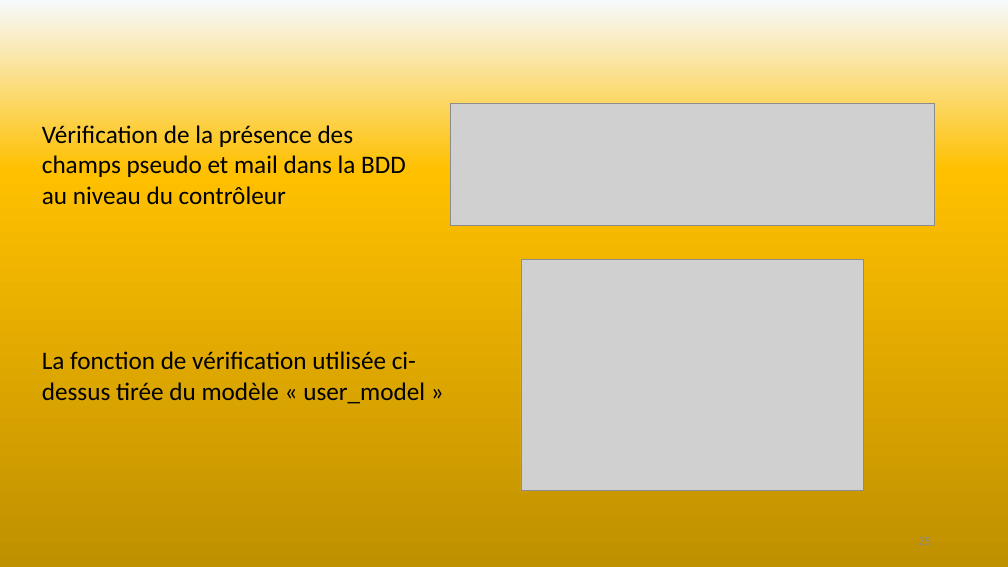
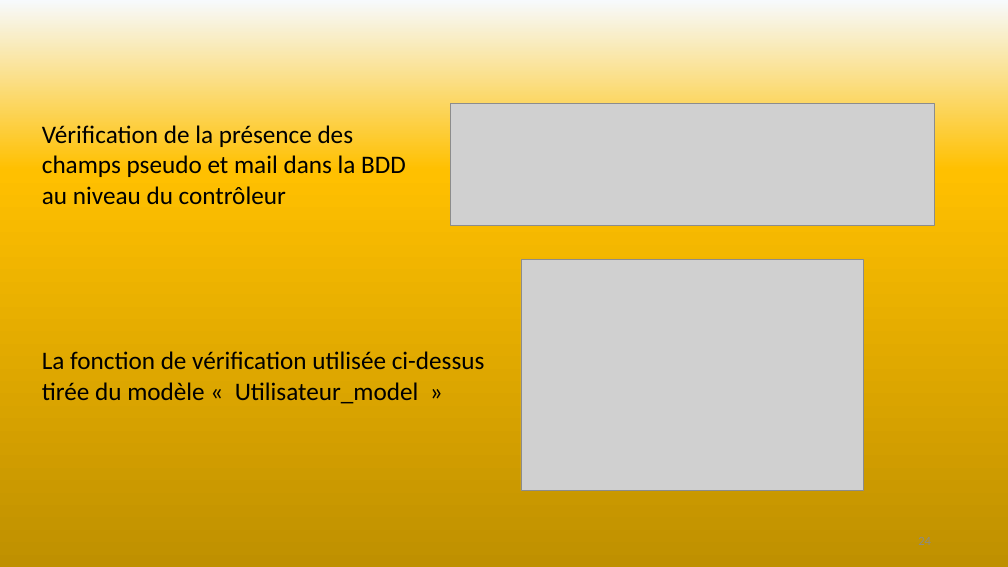
Before and after one commit to SebLeyr/Rotten_potatoes, a slide deck: slide 24 of Conception/Rotten potatoes.pptx (slide 25 before the commit). Drawn at 1008x567 pixels with LibreOffice and Linux fonts; fonts in the diff are those of the drawing; grey boxes stand for pictures. Boxes give left, top, right and bottom in pixels: in the first picture for what was removed or moved away, otherwise in the second. Text is boxed around its words. In the diff, an @@ line names an element or a change of style, - is before the commit and + after.

```diff
--- a/Conception/Rotten potatoes.pptx
+++ b/Conception/Rotten potatoes.pptx
@@ text at (42,351,485,404): text changed @@
-La fonction de vérification utilisée ci-dessus tirée du modèle « user_model »
+La fonction de vérification utilisée ci-dessus tirée du modèle « Utilisateur_model »
@@ page number at (918,537,931,545): text changed @@
-25
+24
```
Also in this commit, not shown: 4 other slides changed, 9 slides added, 4 slides removed, 1 other file.
